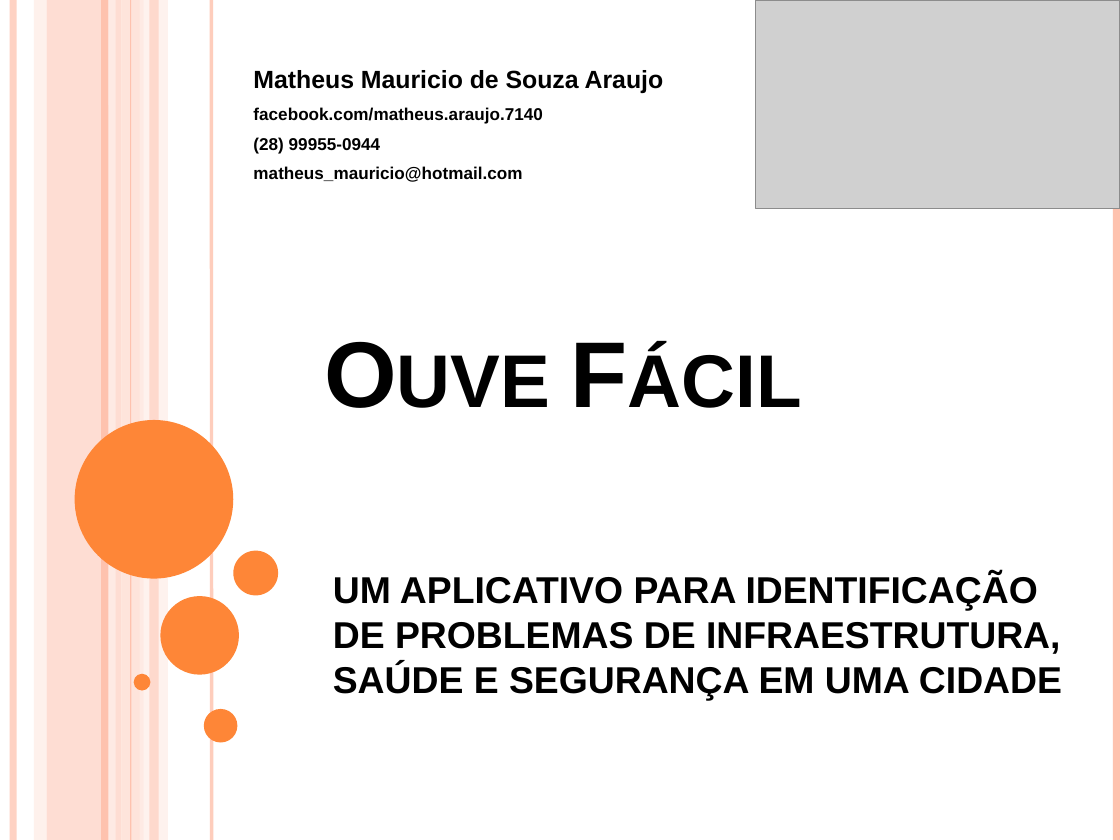
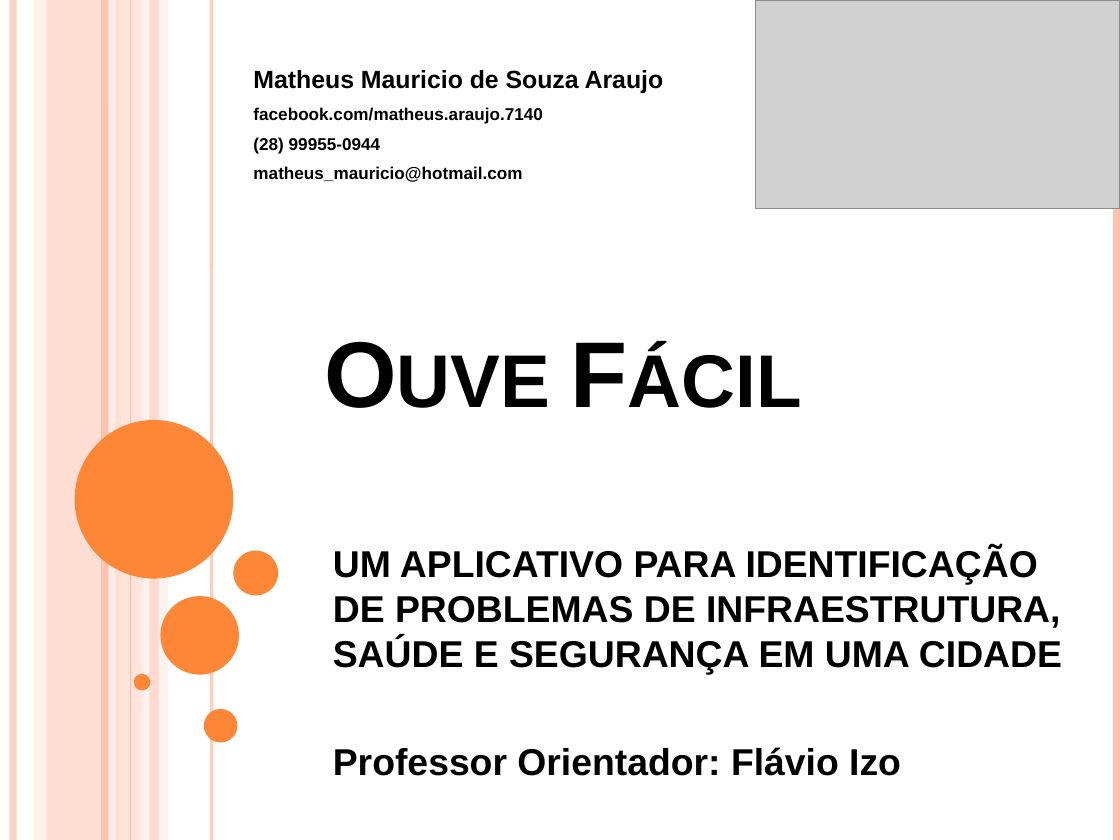
Before and after one commit to matheusmauricio/TCC, a slide deck: slide 1 of Outros/slide.pptx. Drawn at 1120x840 pixels with LibreOffice and Linux fonts; fonts in the diff are those of the drawing; grey boxes stand for pictures. Boxes give left, top, right and bottom in pixels: in the first picture for what was removed or moved away, otherwise in the second. Text is boxed around its words. In the diff, an @@ line names an element or a change of style, - is before the commit and + after.

```diff
--- a/Outros/slide.pptx
+++ b/Outros/slide.pptx
@@ subtitle "UM APLICATIVO PARA IDENTIFICAÇÃO DE ...": place and size @@
-subtitle "UM APLICATIVO PARA IDENTIFICAÇÃO DE ..." at box(333, 574, 1062, 701)
+subtitle "UM APLICATIVO PARA IDENTIFICAÇÃO DE ..." at box(333, 548, 1062, 776)
@@ subtitle at box(333, 747, 901, 776): paragraph added @@
+Professor Orientador: Flávio Izo
```
Also in this commit, not shown: 1 other file.
